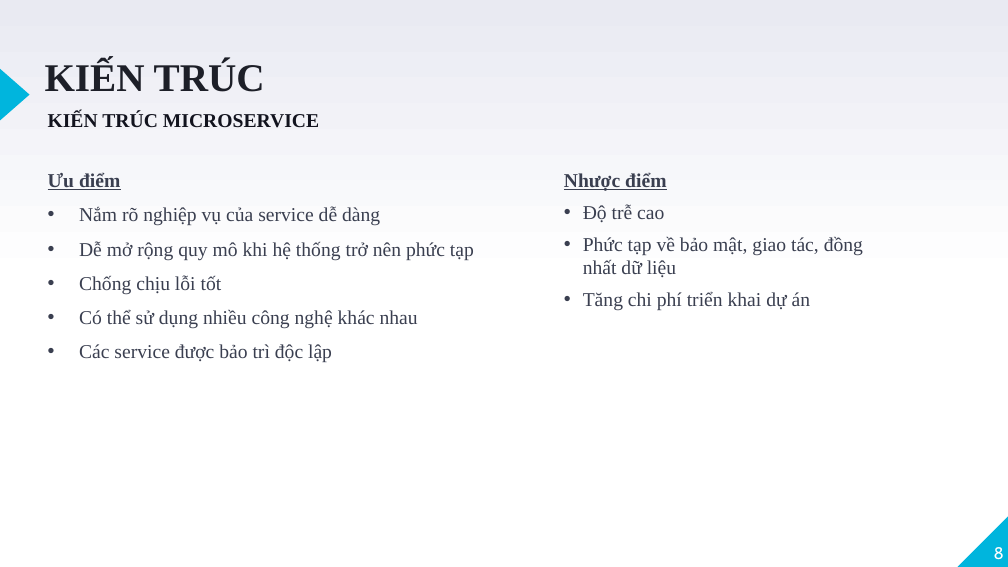
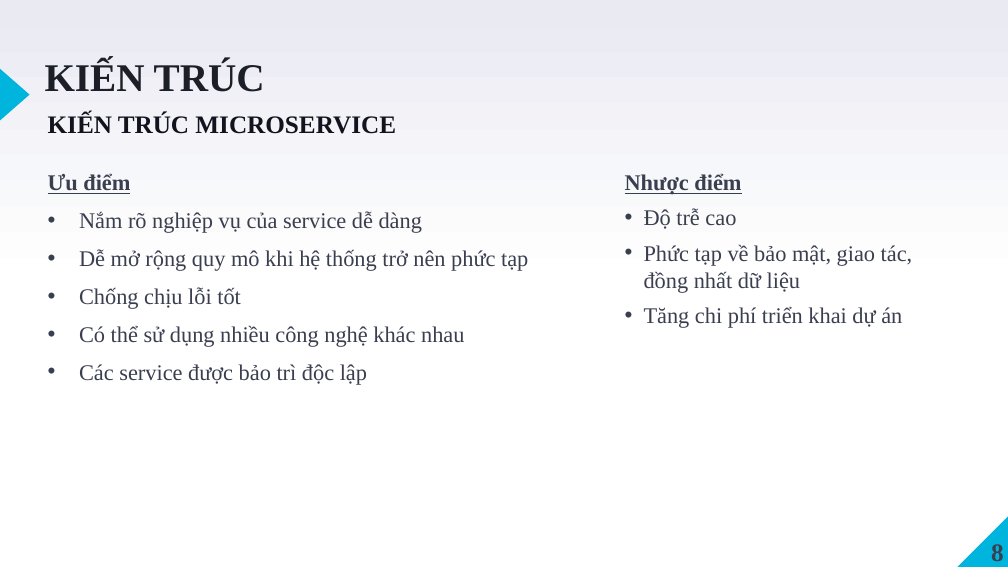
Before and after one commit to VoQuangTuong185/DoAnTotNghiep, a slide deck: slide 8 of Documentation/BCDK4/CN_185_VoQuangTuong_TomTat_BCCK.pptx. Drawn at 1008x567 pixels with LibreOffice and Linux fonts; fonts in the diff are those of the drawing. Boxes give left, top, right and bottom in pixels: in the first picture for what was removed or moved away, otherwise in the second. Text is boxed around its words. In the diff, an @@ line names an element or a change of style, - is before the commit and + after.

```diff
--- a/Documentation/BCDK4/CN_185_VoQuangTuong_TomTat_BCCK.pptx
+++ b/Documentation/BCDK4/CN_185_VoQuangTuong_TomTat_BCCK.pptx
@@ text "KIẾN TRÚC MICROSERVICE" at <box>48,113,396,134</box>: size 14 to 18 pt @@
@@ text "Ưu điểm" at <box>48,173,528,385</box>: size 14 to 16 pt @@
@@ text "Nhược điểm" at <box>625,173,913,328</box>: size 14 to 16 pt @@
@@ text "Nhược điểm": place and size @@
-text "Nhược điểm" at <box>564,173,863,310</box>
+text "Nhược điểm" at <box>625,173,913,328</box>
@@ page number at <box>991,544,1004,561</box>: size 12 to 18 pt, font Cabin to Times New Roman, text colour #FFFFFF to #3A3F50, bold on @@
```
Also in this commit, not shown: 16 other slides changed, 6 other files.
